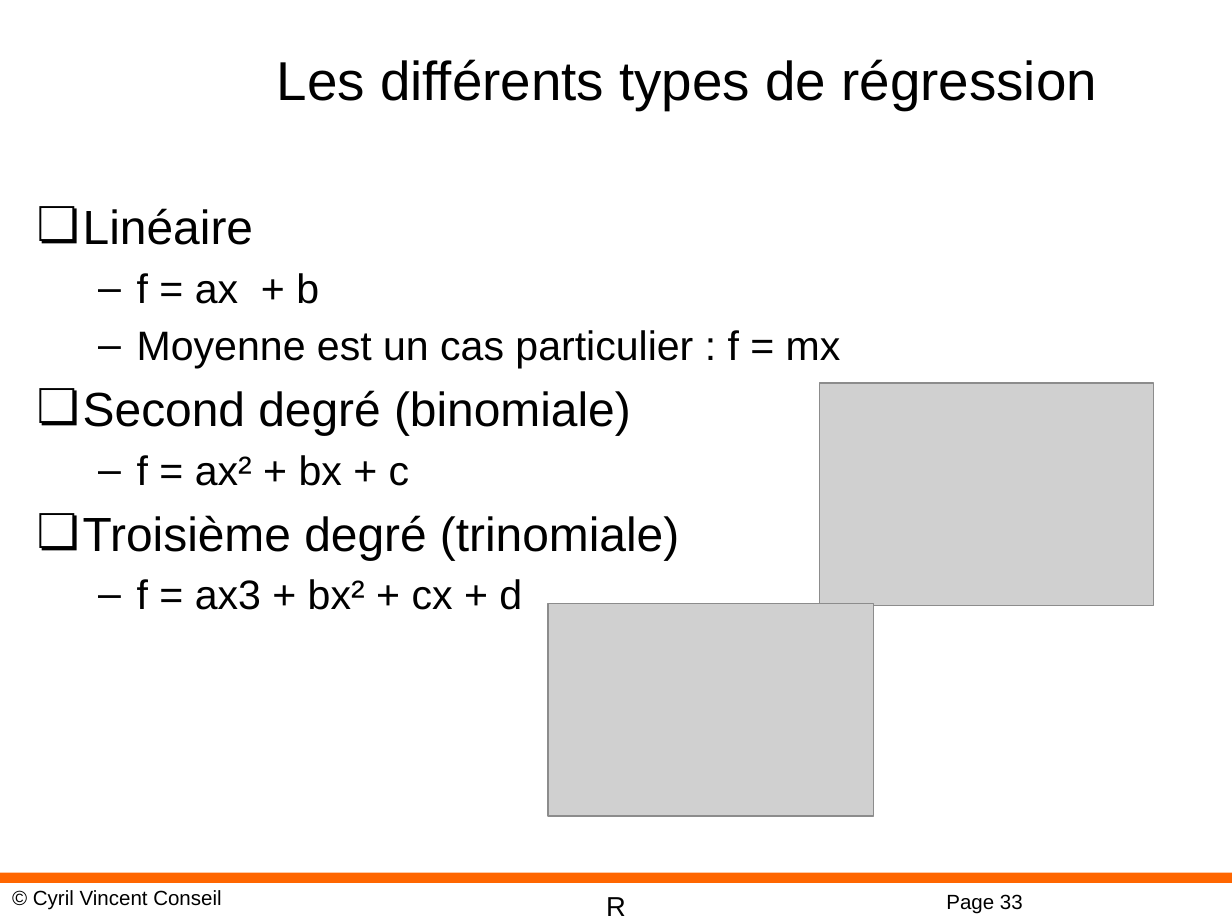
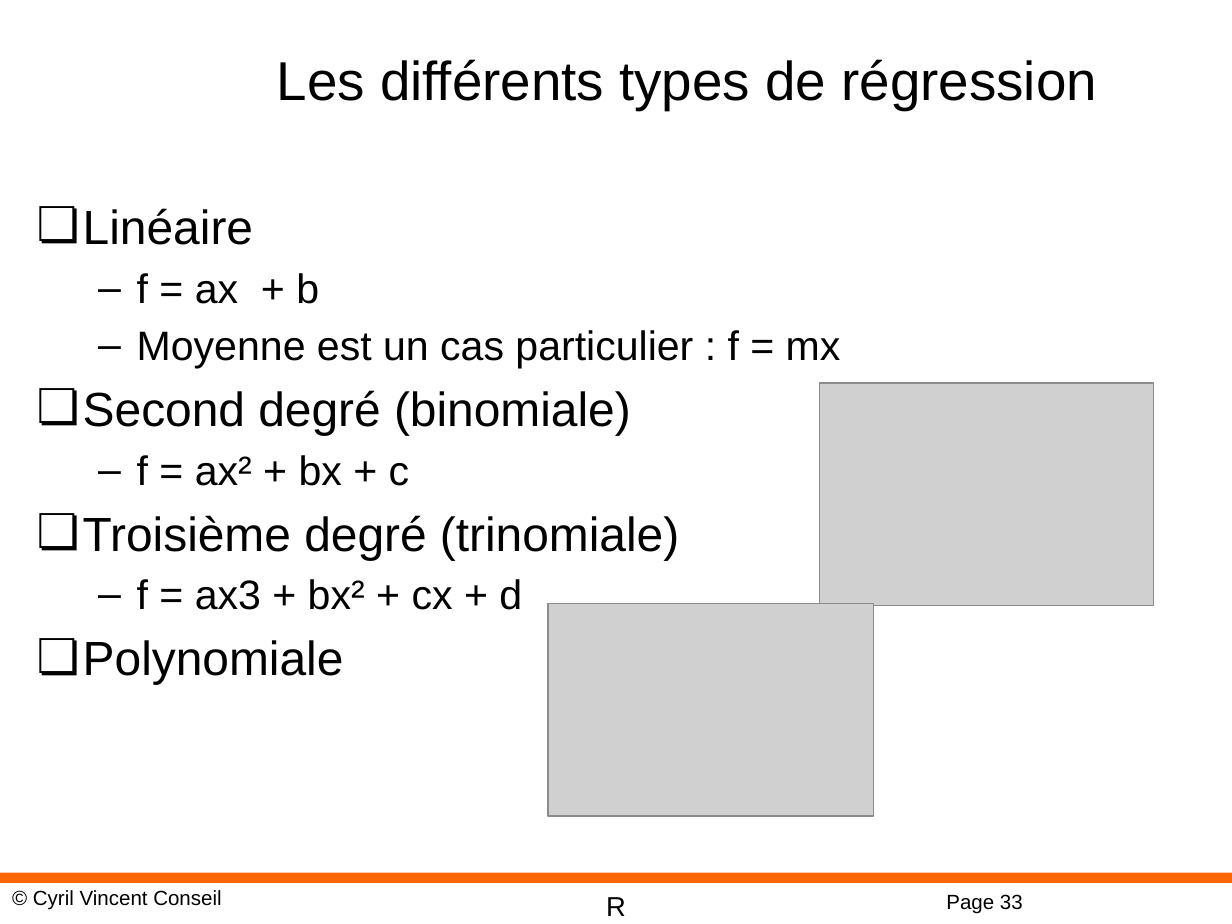
Before and after one commit to cyrilvincent/R, a slide deck: slide 33 of ppt/R-08-Regression.pptx. Drawn at 1232x924 pixels with LibreOffice and Linux fonts; fonts in the diff are those of the drawing; grey boxes stand for pictures; background and template pictures are left out. Boxes give left, top, right and bottom in pixels: in the first picture for what was removed or moved away, otherwise in the second. Text is boxed around its words. In the diff, an @@ line names an element or a change of style, - is before the commit and + after.

```diff
--- a/ppt/R-08-Regression.pptx
+++ b/ppt/R-08-Regression.pptx
@@ text at <box>83,640,344,684</box>: paragraph added @@
+❏ Polynomiale
```
Also in this commit, not shown: 1 other slide changed, 4 other files.
